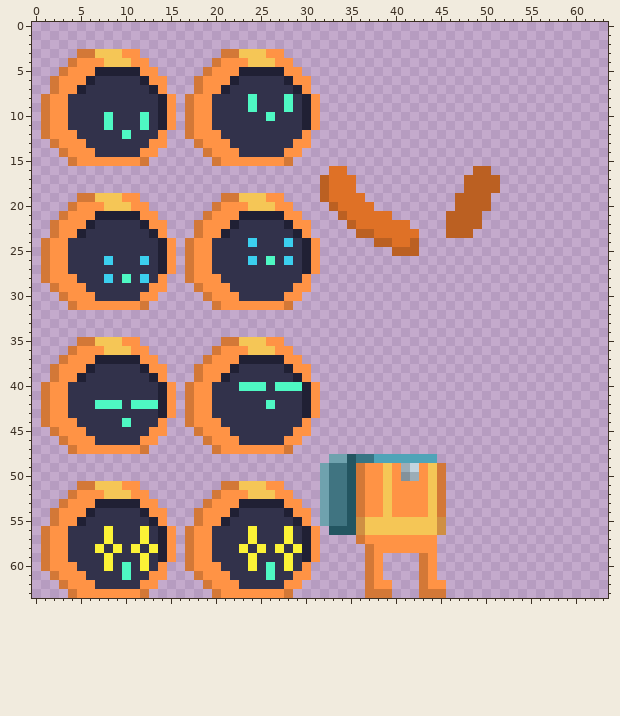
Edited in one commit: pixel-art file (Assets/Sprites/Characters/Player/player.aseprite). Above: the version before the commit.
64x64 pixels, 1 frame.
And afterwards:
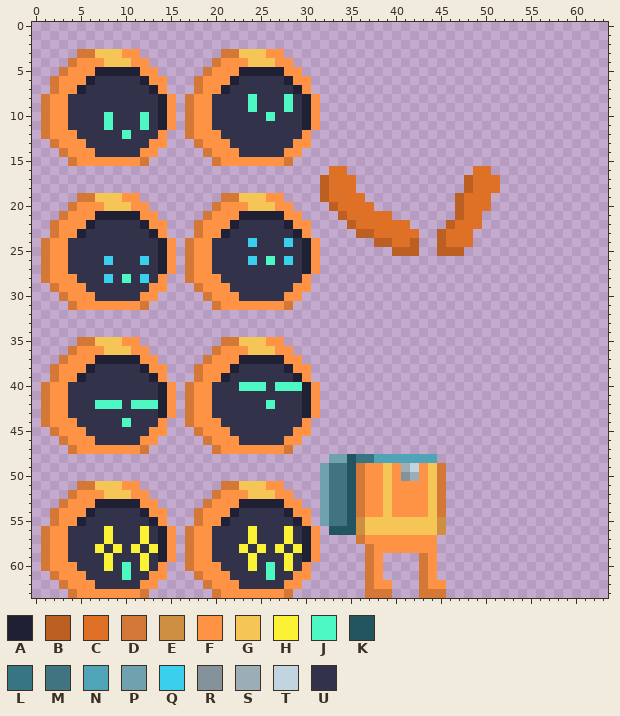
Palette (. is transparent): A #202034  B #bb6022  C #df7126  D #d37837  E #cf8f43  F #ff9345  G #f5c656  H #fbf236  J #4ef8c3  K #235561  L #377584  M #407481  N #4fa4b8  P #6fa2ae  Q #3bcfee  R #83929b  S #9badb7  T #c2d4df  U #32324b
From old to new:
Layer "Arm02":
Colour B is added in rows 23 to 24 at x 45; in row 25 at x 45 to 47.
Colour C is added in row 24 at x 46 to 48.
Colour C replaces colour B in row 16 at x 49 to 50; in rows 17 to 18 at x 49 to 51; in rows 19 to 20 at x 48 to 50; in row 21 at x 48 to 49; in row 22 at x 47 to 49; in row 23 at x 46 to 48.
The edit erases colour B in row 21 at x 46.
